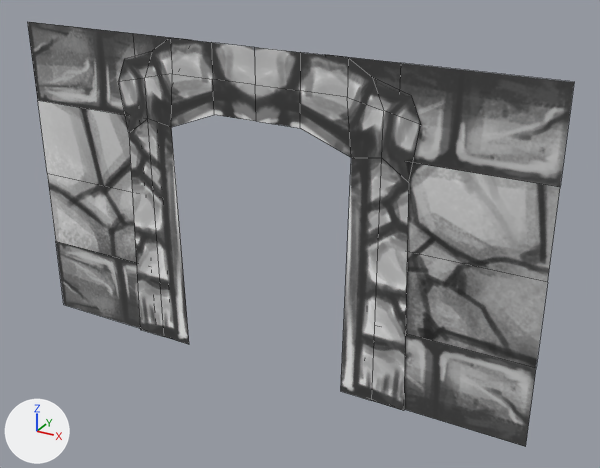
Before and after pictures for a commit that changed the FBX model Assets/Art/JonArts/DoorWall.fbx.
Both versions are drawn from a 50 mm camera at (3.55, -5.72, 4.31) aimed at (0.33, 0.13, 1.38). The lights are fixed; the arrows at lower left show +X, +Y and +Z. Mesh edges are drawn as thin lines.

Names of what the first picture shows: 'DoorFrame', 'DoorWall'.
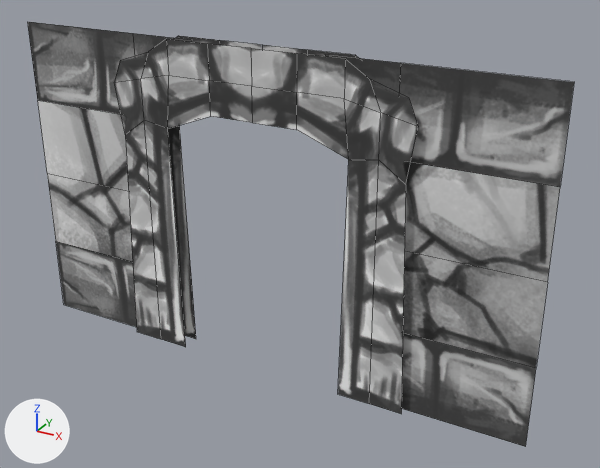
What the commit changed:
Object 'DoorFrame' (ob_doorframe) moves from (0.0, -0.02, 0.0) to (0.0, -0.074, 0.0).
Object 'DoorFrame.001' (ob_doorframe_001) is new; it shows a copy of the mesh of ob_doorframe.
Its location is (0.0, 0.099, 0.0).

Where the change shows, as pixel boxes [x1, y1, x2, y2] in the pictures (600 x 468 px):
'DoorFrame', moved: before [118, 38, 421, 411]; after [114, 39, 418, 414]
'DoorFrame.001', added: after [168, 36, 358, 339]
